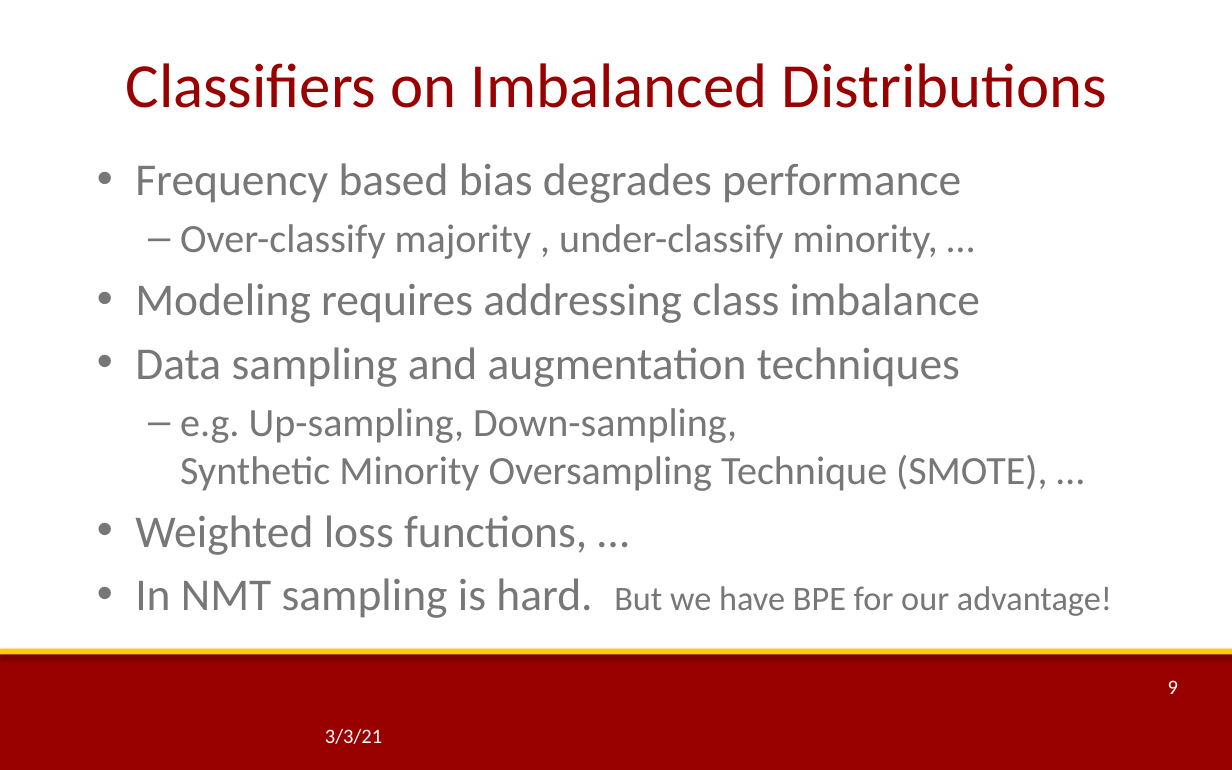
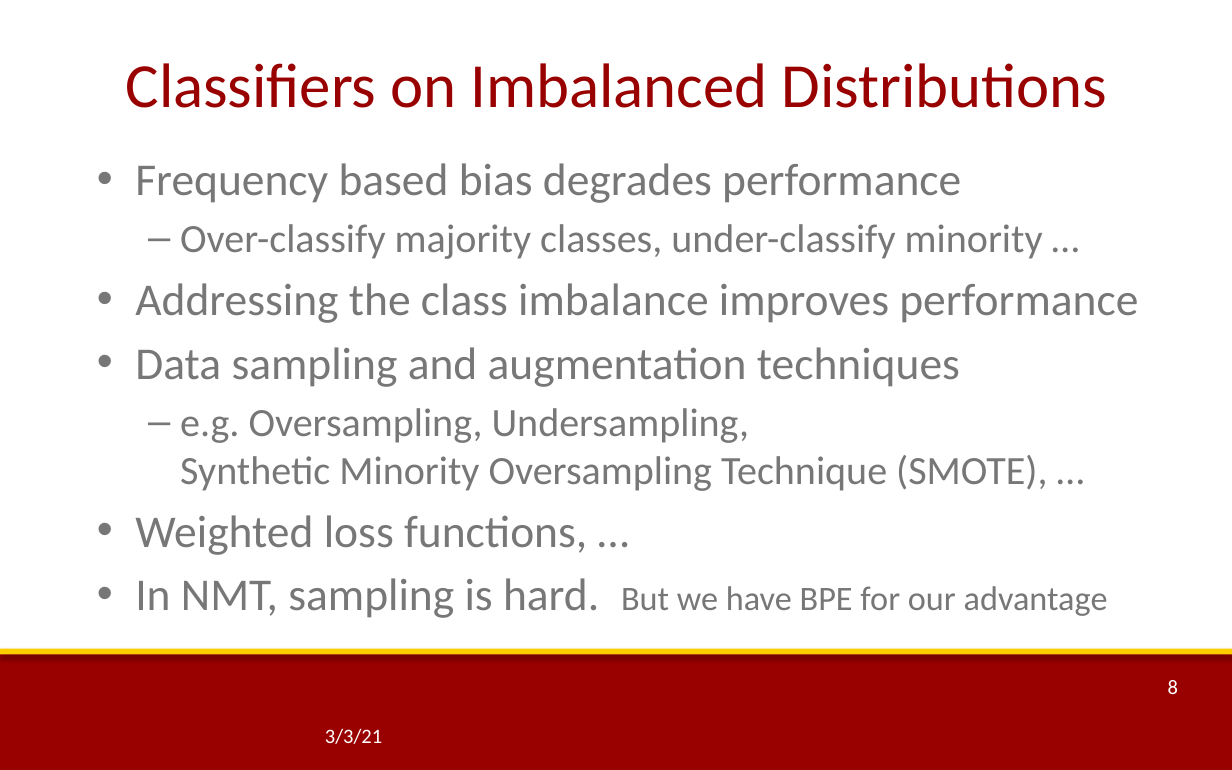
Before and after one commit to thammegowda/phd, a slide deck: slide 8 of quals-ppt/rev2-NMT-with-Imbalanced-Classes.pptx (slide 9 before the commit). Drawn at 1232x770 pixels with LibreOffice and Linux fonts; fonts in the diff are those of the drawing; background and template pictures are left out. Boxes give left, top, right and bottom in pixels: in the first picture for what was removed or moved away, otherwise in the second. Text is boxed around its words. In the diff, an @@ line names an element or a change of style, - is before the commit and + after.

```diff
--- a/quals-ppt/rev2-NMT-with-Imbalanced-Classes.pptx
+++ b/quals-ppt/rev2-NMT-with-Imbalanced-Classes.pptx
@@ text at (135, 224, 1138, 323): text changed @@
-  – Over-classify majority , under-classify minority, …
-• Modeling requires addressing class imbalance
+  – Over-classify majority classes, under-classify minority …
+• Addressing the class imbalance improves performance
@@ text at (180, 408, 1047, 491): text changed @@
-  – e.g. Up-sampling, Down-sampling,
-    Synthetic Minority Oversampling Technique (SMOTE), …
+  – e.g. Oversampling, Undersampling,
+    Synthetic Minority Oversampling Technique (SMOTE), …
@@ text at (135, 578, 1108, 618): text changed @@
-• In NMT sampling is hard. But we have BPE for our advantage!
+• In NMT, sampling is hard. But we have BPE for our advantage
@@ page number at (1168, 680, 1178, 694): text changed @@
-9
+8
```
Also in this commit, not shown: 21 other slides changed, 3 slides added, 2 slides removed, 3 other files.
